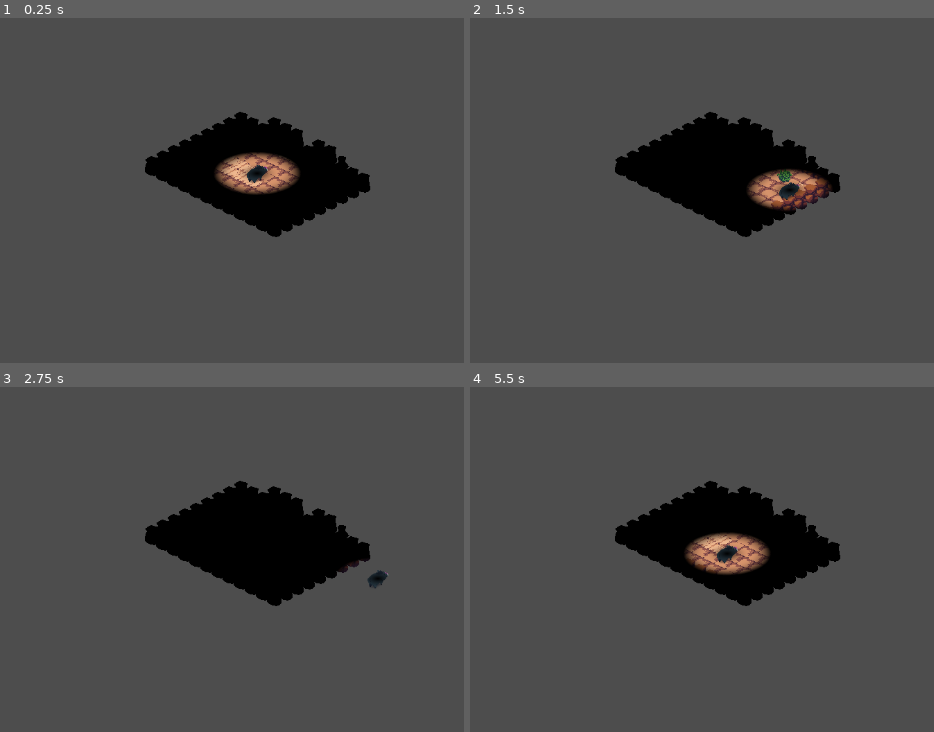
Above: before the commit, frames 1-4 (two rows, left to right).
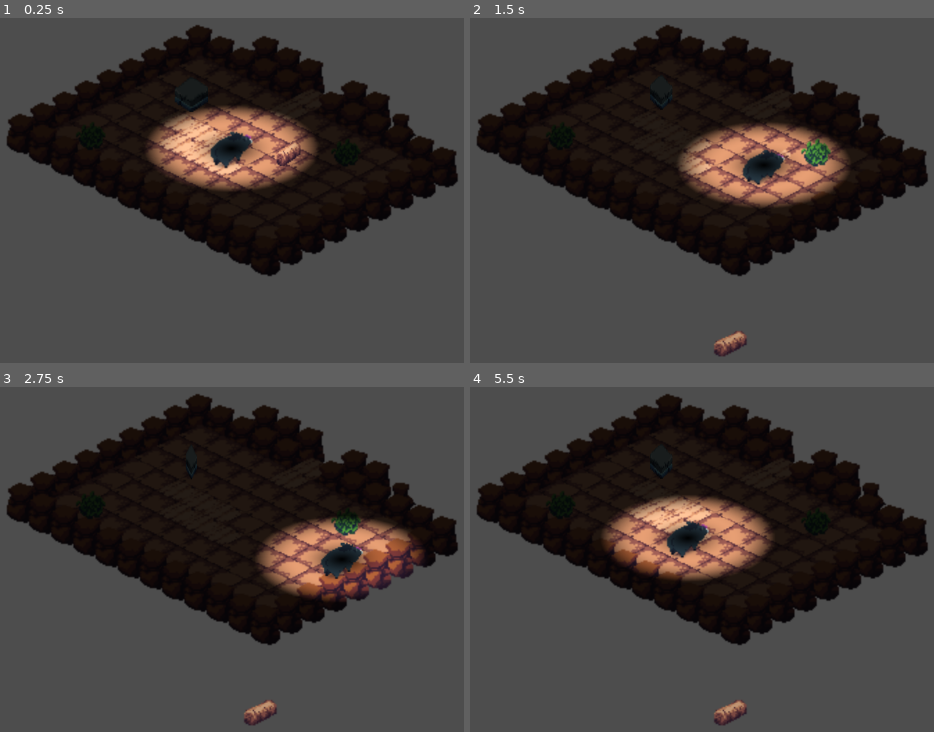
Above: after the commit, the same moments.

Repository: WoodShedGamesOfficial/GodotWildJam_71
Game: Godot game, scene res://Ryr/Lvls/environment.tscn
Two runs of this game, one before a commit and one after it. Both use one fixed random seed, a clock stepped at 60 frames per second and the inputs below. This scene is started directly instead of the project's main scene. The engine's default icon, where the game draws it, is replaced by a stand-in: a white triangle on a blue panel in a dark square.
Inputs:
- Up to frame 1 (0.25 s): no input
- Up to frame 2 (1.5 s): hold Right (ui_right) 0.53-1.28 s; tap E (interact, bound only after the commit) at 0.6, 1.35 s; hold Down (ui_down) from 1.28 s (still down)
- Up to frame 3 (2.75 s): release Down (ui_down) at 2.03 s; hold Right (ui_right) from 2.03 s (still down); tap E (interact, bound only after the commit) at 2.1 s
- Up to frame 4 (5.5 s): release Right (ui_right) at 2.78 s; hold Up (ui_up) 2.78-3.53 s; tap E (interact, bound only after the commit) every 0.75 s from 2.85 to 5.1 s; hold Left (ui_left) 3.53-5.03 s; hold Down (ui_down) from 5.03 s (still down)

The runs differ from the first frame. In frame 1, 38% of the frame differs, in the area x 1-99%, y 2-75%; in frame 2, 38%, in the area x 1-99%, y 2-98%; in frame 3, 38%; in frame 4, 38%.

Commit message:
Added interactable and inventory ui

Diff:
--- /dev/null
+++ b/Ryr/Assets/key_configuration.tres
@@ -0,0 +1,11 @@
+[gd_resource type="Resource" script_class="ItemConfiguration" load_steps=3 format=3 uid="uid://svxk4e8jhjsh"]
+
+[ext_resource type="Script" path="res://Ryr/Modules/ItemConfiguration.gd" id="1_ffpvx"]
+[ext_resource type="Texture2D" uid="uid://dpg88rma8e7as" path="res://Ryr/Assets/isometric tileset/separated images/tile_048.png" id="1_hqoqn"]
+
+[resource]
+script = ExtResource("1_ffpvx")
+item_id = 1
+item_name = "Ordinary Key"
+icon = ExtResource("1_hqoqn")
+sprite = ExtResource("1_hqoqn")
--- /dev/null
+++ b/Ryr/Assets/note_configuration.tres
@@ -0,0 +1,11 @@
+[gd_resource type="Resource" script_class="ItemConfiguration" load_steps=3 format=3 uid="uid://dks18ocm0tfef"]
+
+[ext_resource type="Script" path="res://Ryr/Modules/ItemConfiguration.gd" id="1_2ub03"]
+[ext_resource type="Texture2D" uid="uid://cyp1jk6dc101a" path="res://Ryr/Assets/isometric tileset/separated images/tile_069.png" id="1_vugam"]
+
+[resource]
+script = ExtResource("1_2ub03")
+item_id = 2
+item_name = "Ordinary Note"
+icon = ExtResource("1_vugam")
+sprite = ExtResource("1_vugam")
--- /dev/null
+++ b/Ryr/Globals/ConfigurationManager.gd
@@ -0,0 +1,3 @@
+extends Node
+
+@export var item_configuration_list : Array[ItemConfiguration]
--- /dev/null
+++ b/Ryr/Globals/ConfigurationManager.tscn
@@ -0,0 +1,9 @@
+[gd_scene load_steps=4 format=3 uid="uid://djya1dwhod731"]
+
+[ext_resource type="Script" path="res://Ryr/Globals/ConfigurationManager.gd" id="1_i742y"]
+[ext_resource type="Resource" uid="uid://svxk4e8jhjsh" path="res://Ryr/Assets/key_configuration.tres" id="2_k3kkr"]
+[ext_resource type="Resource" uid="uid://dks18ocm0tfef" path="res://Ryr/Assets/note_configuration.tres" id="3_uxx5i"]
+
+[node name="ConfigurationManager" type="Node"]
+script = ExtResource("1_i742y")
+item_configuration_list = Array[Resource("res://Ryr/Modules/ItemConfiguration.gd")]([ExtResource("2_k3kkr"), ExtResource("3_uxx5i")])
--- /dev/null
+++ b/Ryr/Globals/ItemId.gd
@@ -0,0 +1,9 @@
+extends Object
+
+class_name ItemId
+
+enum Id{
+	NONE = 0 ,
+	BASE_KEY = 1,
+	NOTE = 2,
+}
--- /dev/null
+++ b/Ryr/Globals/SignalManager.gd
@@ -0,0 +1,6 @@
+extends Node
+
+#region inventory
+signal on_item_acquired(item_id : ItemId.Id)
+signal on_item_lost(item_id : ItemId.Id)
+#endregion
--- a/Ryr/Lvls/environment.tscn
+++ b/Ryr/Lvls/environment.tscn
@@ -13,6 +13,69 @@
 [ext_resource type="Texture2D" uid="uid://bkndvvheifjhv" path="res://Ryr/Assets/isometric tileset/critters/boar/boar_NE_run_1.png" id="10_tuuqr"]
 [ext_resource type="Texture2D" uid="uid://d2wwijgmyfb27" path="res://Ryr/Assets/isometric tileset/critters/boar/boar_NE_run_2.png" id="11_frtht"]
 [ext_resource type="Texture2D" uid="uid://dsv0v45phmolt" path="res://Ryr/Assets/isometric tileset/critters/boar/boar_NE_run_3.png" id="12_gl1kk"]
+[ext_resource type="PackedScene" uid="uid://cwyhhwt14lu8j" path="res://Ryr/Lvls/interactor_area.tscn" id="13_5h7th"]
+[ext_resource type="PackedScene" uid="uid://dregduxx5nhed" path="res://Ryr/Lvls/item_controller.tscn" id="14_ue5ff"]
+[ext_resource type="PackedScene" uid="uid://b7hfoh4v5thi" path="res://Ryr/Lvls/inventory_panel_ui.tscn" id="16_eh6q7"]
+
+[sub_resource type="SpriteFrames" id="SpriteFrames_mb0kd"]
+animations = [{
+"frames": [{
+"duration": 1.0,
+"texture": ExtResource("2_jn1fk")
+}, {
+"duration": 1.0,
+"texture": ExtResource("3_rwjd4")
+}, {
+"duration": 1.0,
+"texture": ExtResource("4_xdbq0")
+}, {
+"duration": 1.0,
+"texture": ExtResource("5_laviu")
+}, {
+"duration": 1.0,
+"texture": ExtResource("6_lkdgv")
+}, {
+"duration": 1.0,
+"texture": ExtResource("7_kw740")
+}, {
+"duration": 1.0,
+"texture": ExtResource("8_qf7wr")
+}],
+"loop": true,
+"name": &"Idle",
+"speed": 8.0
+}, {
+"frames": [{
+"duration": 1.0,
+"texture": ExtResource("9_37lpg")
+}, {
+"duration": 1.0,
+"texture": ExtResource("10_tuuqr")
+}, {
+"duration": 1.0,
+"texture": ExtResource("11_frtht")
+}, {
+"duration": 1.0,
+"texture": ExtResource("12_gl1kk")
+}],
+"loop": true,
+"name": &"Run",
+"speed": 8.0
+}]
+
+[sub_resource type="CapsuleShape2D" id="CapsuleShape2D_y0nis"]
+radius = 5.4641
+height = 19.8564
+
+[sub_resource type="Gradient" id="Gradient_6cjyn"]
+colors = PackedColorArray(0, 0, 0, 1, 1, 1, 1, 0)
+
+[sub_resource type="GradientTexture2D" id="GradientTexture2D_hwpu6"]
+gradient = SubResource("Gradient_6cjyn")
+width = 128
+fill = 1
+fill_from = Vector2(0.5, 0.5)
+fill_to = Vector2(1, 0.5)
 
 [sub_resource type="TileSetAtlasSource" id="TileSetAtlasSource_m872c"]
 texture = ExtResource("1_r800s")
@@ -197,6 +260,7 @@
 4:5/0 = 0
 4:5/0/physics_layer_0/linear_velocity = Vector2(0, 0)
 4:5/0/physics_layer_0/angular_velocity = 0.0
+4:5/0/physics_layer_0/polygon_0/points = PackedVector2Array(0, -8, -16, 0, 0, 8, 16, 0)
 5:5/0 = 0
 5:5/0/physics_layer_0/linear_velocity = Vector2(0, 0)
 5:5/0/physics_layer_0/angular_velocity = 0.0
@@ -503,71 +567,39 @@
 tile_size = Vector2i(16, 8)
 sources/0 = SubResource("TileSetAtlasSource_7u7me")
 
-[sub_resource type="SpriteFrames" id="SpriteFrames_mb0kd"]
-animations = [{
-"frames": [{
-"duration": 1.0,
-"texture": ExtResource("2_jn1fk")
-}, {
-"duration": 1.0,
-"texture": ExtResource("3_rwjd4")
-}, {
-"duration": 1.0,
-"texture": ExtResource("4_xdbq0")
-}, {
-"duration": 1.0,
-"texture": ExtResource("5_laviu")
-}, {
-"duration": 1.0,
-"texture": ExtResource("6_lkdgv")
-}, {
-"duration": 1.0,
-"texture": ExtResource("7_kw740")
-}, {
-"duration": 1.0,
-"texture": ExtResource("8_qf7wr")
-}],
-"loop": true,
-"name": &"Idle",
-"speed": 8.0
-}, {
-"frames": [{
-"duration": 1.0,
-"texture": ExtResource("9_37lpg")
-}, {
-"duration": 1.0,
-"texture": ExtResource("10_tuuqr")
-}, {
-"duration": 1.0,
-"texture": ExtResource("11_frtht")
-}, {
-"duration": 1.0,
-"texture": ExtResource("12_gl1kk")
-}],
-"loop": true,
-"name": &"Run",
-"speed": 8.0
-}]
-
-[sub_resource type="CapsuleShape2D" id="CapsuleShape2D_y0nis"]
-radius = 5.4641
-height = 19.8564
-
-[sub_resource type="Gradient" id="Gradient_6cjyn"]
-colors = PackedColorArray(0, 0, 0, 1, 1, 1, 1, 0)
-
-[sub_resource type="GradientTexture2D" id="GradientTexture2D_hwpu6"]
-gradient = SubResource("Gradient_6cjyn")
-width = 128
-fill = 1
-fill_from = Vector2(0.5, 0.5)
-fill_to = Vector2(1, 0.5)
-
 [sub_resource type="OccluderPolygon2D" id="OccluderPolygon2D_elqag"]
 closed = false
 polygon = PackedVector2Array(644, 312, 646, 300, 668, 309, 668, 316, 663, 321)
 
 [node name="Environment" type="Node2D"]
+position = Vector2(-640, -383)
+scale = Vector2(2, 2)
+
+[node name="CharacterBody2D" type="CharacterBody2D" parent="." node_paths=PackedStringArray("interactor_area")]
+z_index = 1
+y_sort_enabled = true
+position = Vector2(603, 347)
+script = ExtResource("2_j2vsg")
+interactor_area = NodePath("InteractorArea")
+
+[node name="Model" type="AnimatedSprite2D" parent="CharacterBody2D"]
+sprite_frames = SubResource("SpriteFrames_mb0kd")
+animation = &"Idle"
+autoplay = "Idle"
+frame_progress = 0.728113
+
+[node name="CollisionShape2D" type="CollisionShape2D" parent="CharacterBody2D"]
+position = Vector2(-1, 6)
+rotation = 1.0472
+shape = SubResource("CapsuleShape2D_y0nis")
+
+[node name="PointLight2D" type="PointLight2D" parent="CharacterBody2D"]
+energy = 5.0
+blend_mode = 2
+shadow_enabled = true
+texture = SubResource("GradientTexture2D_hwpu6")
+
+[node name="InteractorArea" parent="CharacterBody2D" instance=ExtResource("13_5h7th")]
 
 [node name="Ground" type="TileMap" parent="."]
 y_sort_enabled = true
@@ -580,8 +612,8 @@
 layer_0/tile_data = PackedInt32Array(131071, 131072, 0, 0, 196608, 1, 65536, 196608, 1, 131072, 196608, 1, -65536, 1310 …(1975 unchanged characters)…
 layer_1/name = "Walls"
 layer_1/y_sort_enabled = true
-layer_1/y_sort_origin = 1
-layer_1/z_index = 1
+layer_1/y_sort_origin = 3
+layer_1/z_index = 3
 layer_1/tile_data = PackedInt32Array()
 
 [node name="Environment" type="TileMap" parent="."]
@@ -595,31 +627,8 @@
 
 [node name="DirectionalLight2D" type="DirectionalLight2D" parent="."]
 position = Vector2(601, 346)
-color = Color(0, 0, 0, 1)
+color = Color(0, 0, 0, 0.815686)
 blend_mode = 2
-
-[node name="CharacterBody2D" type="CharacterBody2D" parent="."]
-z_index = 1
-y_sort_enabled = true
-position = Vector2(603, 347)
-script = ExtResource("2_j2vsg")
-
-[node name="Model" type="AnimatedSprite2D" parent="CharacterBody2D"]
-sprite_frames = SubResource("SpriteFrames_mb0kd")
-animation = &"Idle"
-autoplay = "Idle"
-frame_progress = 0.728113
-
-[node name="CollisionShape2D" type="CollisionShape2D" parent="CharacterBody2D"]
-position = Vector2(-1, 6)
-rotation = 1.0472
-shape = SubResource("CapsuleShape2D_y0nis")
-
-[node name="PointLight2D" type="PointLight2D" parent="CharacterBody2D"]
-energy = 5.0
-blend_mode = 2
-shadow_enabled = true
-texture = SubResource("GradientTexture2D_hwpu6")
 
 [node name="RoomCollection" type="Node2D" parent="."]
 
@@ -628,3 +637,28 @@
 [node name="LightOccluder2D" type="LightOccluder2D" parent="RoomCollection/Room"]
 position = Vector2(5, -4)
 occluder = SubResource("OccluderPolygon2D_elqag")
+
+[node name="ItemController" parent="." instance=ExtResource("14_ue5ff")]
+z_index = 5
+position = Vector2(574, 305)
+id = 2
+
+[node name="ItemController2" parent="." instance=ExtResource("14_ue5ff")]
+z_index = 5
+id = 1
+
+[node name="CanvasLayer" type="CanvasLayer" parent="."]
+
+[node name="MarginContainer" type="MarginContainer" parent="CanvasLayer"]
+anchors_preset = 15
+anchor_right = 1.0
+anchor_bottom = 1.0
+grow_horizontal = 2
+grow_vertical = 2
+theme_override_constants/margin_left = 25
+theme_override_constants/margin_top = 25
+theme_override_constants/margin_right = 25
+theme_override_constants/margin_bottom = 25
+
+[node name="InventoryPanelUI" parent="CanvasLayer/MarginContainer" instance=ExtResource("16_eh6q7")]
+layout_mode = 2
--- /dev/null
+++ b/Ryr/Lvls/interactor_area.tscn
@@ -0,0 +1,12 @@
+[gd_scene load_steps=2 format=3 uid="uid://cwyhhwt14lu8j"]
+
+[sub_resource type="CircleShape2D" id="CircleShape2D_t3sgp"]
+radius = 9.05539
+
+[node name="InteractorArea" type="Area2D"]
+collision_layer = 0
+collision_mask = 524288
+
+[node name="CollisionShape2D" type="CollisionShape2D" parent="."]
+position = Vector2(4, -1)
+shape = SubResource("CircleShape2D_t3sgp")
--- /dev/null
+++ b/Ryr/Lvls/inventory_panel_ui.tscn
@@ -0,0 +1,58 @@
+[gd_scene load_steps=3 format=3 uid="uid://b7hfoh4v5thi"]
+
+[ext_resource type="Script" path="res://Ryr/Modules/inventory_panel.gd" id="1_xuqf5"]
+[ext_resource type="PackedScene" uid="uid://cjs7uimnjiwgn" path="res://Ryr/Lvls/item_ui.tscn" id="2_86318"]
+
+[node name="InventoryPanelUI" type="Control" node_paths=PackedStringArray("item_ui_list")]
+layout_mode = 3
+anchors_preset = 0
+mouse_filter = 1
+script = ExtResource("1_xuqf5")
+item_ui_list = [NodePath("HBoxContainer/ItemUI"), NodePath("HBoxContainer/ItemUI2"), NodePath("HBoxContainer/ItemUI3"), NodePath("HBoxContainer/ItemUI4"), NodePath("HBoxContainer/ItemUI5"), NodePath("HBoxContainer/ItemUI6"), NodePath("HBoxContainer/ItemUI7"), NodePath("HBoxContainer/ItemUI8")]
+
+[node name="HBoxContainer" type="HBoxContainer" parent="."]
+custom_minimum_size = Vector2(0, 80)
+layout_mode = 1
+anchors_preset = 3
+anchor_left = 1.0
+anchor_top = 1.0
+anchor_right = 1.0
+anchor_bottom = 1.0
+offset_left = -500.0
+offset_top = -80.0
+grow_horizontal = 0
+grow_vertical = 0
+theme_override_constants/separation = 5
+alignment = 2
+
+[node name="ItemUI" parent="HBoxContainer" instance=ExtResource("2_86318")]
+layout_mode = 2
+texture = null
+
+[node name="ItemUI2" parent="HBoxContainer" instance=ExtResource("2_86318")]
+layout_mode = 2
+texture = null
+
+[node name="ItemUI3" parent="HBoxContainer" instance=ExtResource("2_86318")]
+layout_mode = 2
+texture = null
+
+[node name="ItemUI4" parent="HBoxContainer" instance=ExtResource("2_86318")]
+layout_mode = 2
+texture = null
+
+[node name="ItemUI5" parent="HBoxContainer" instance=ExtResource("2_86318")]
+layout_mode = 2
+texture = null
+
+[node name="ItemUI6" parent="HBoxContainer" instance=ExtResource("2_86318")]
+layout_mode = 2
+texture = null
+
+[node name="ItemUI7" parent="HBoxContainer" instance=ExtResource("2_86318")]
+layout_mode = 2
+texture = null
+
+[node name="ItemUI8" parent="HBoxContainer" instance=ExtResource("2_86318")]
+layout_mode = 2
+texture = null
--- /dev/null
+++ b/Ryr/Lvls/item_controller.tscn
@@ -0,0 +1,96 @@
+[gd_scene load_steps=8 format=3 uid="uid://dregduxx5nhed"]
+
+[ext_resource type="Script" path="res://Ryr/Modules/item_controller.gd" id="1_cxak0"]
+[ext_resource type="Texture2D" uid="uid://dpg88rma8e7as" path="res://Ryr/Assets/isometric tileset/separated images/tile_048.png" id="2_si2qa"]
+[ext_resource type="Script" path="res://Ryr/Modules/item_interactable_area.gd" id="3_wnijl"]
+
+[sub_resource type="Animation" id="Animation_yhgh4"]
+resource_name = "Idle"
+length = 2.0
+loop_mode = 2
+tracks/0/type = "value"
+tracks/0/imported = false
+tracks/0/enabled = true
+tracks/0/path = NodePath("Model:scale")
+tracks/0/interp = 1
+tracks/0/loop_wrap = true
+tracks/0/keys = {
+"times": PackedFloat32Array(0, 2),
+"transitions": PackedFloat32Array(1, 1),
+"update": 0,
+"values": [Vector2(1, 1), Vector2(-1, 1)]
+}
+tracks/1/type = "value"
+tracks/1/imported = false
+tracks/1/enabled = true
+tracks/1/path = NodePath("Model:position")
+tracks/1/interp = 1
+tracks/1/loop_wrap = true
+tracks/1/keys = {
+"times": PackedFloat32Array(0, 2),
+"transitions": PackedFloat32Array(1, 1),
+"update": 0,
+"values": [Vector2(0, 0), Vector2(0, -2.5)]
+}
+
+[sub_resource type="Animation" id="Animation_b8woh"]
+length = 0.001
+tracks/0/type = "value"
+tracks/0/imported = false
+tracks/0/enabled = true
+tracks/0/path = NodePath("Model:scale")
+tracks/0/interp = 1
+tracks/0/loop_wrap = true
+tracks/0/keys = {
+"times": PackedFloat32Array(0),
+"transitions": PackedFloat32Array(1),
+"update": 0,
+"values": [Vector2(0.1, 0.1)]
+}
+tracks/1/type = "value"
+tracks/1/imported = false
+tracks/1/enabled = true
+tracks/1/path = NodePath("Model:position")
+tracks/1/interp = 1
+tracks/1/loop_wrap = true
+tracks/1/keys = {
+"times": PackedFloat32Array(0),
+"transitions": PackedFloat32Array(1),
+"update": 0,
+"values": [Vector2(0, 0)]
+}
+
+[sub_resource type="AnimationLibrary" id="AnimationLibrary_4trtr"]
+_data = {
+"Idle": SubResource("Animation_yhgh4"),
+"RESET": SubResource("Animation_b8woh")
+}
+
+[sub_resource type="RectangleShape2D" id="RectangleShape2D_8htun"]
+size = Vector2(14, 9)
+
+[node name="PickUpItem" type="Node2D" node_paths=PackedStringArray("area")]
+position = Vector2(643, 346)
+script = ExtResource("1_cxak0")
+area = NodePath("InteractableArea")
+
+[node name="AnimationPlayer" type="AnimationPlayer" parent="."]
+libraries = {
+"": SubResource("AnimationLibrary_4trtr")
+}
+autoplay = "Idle"
+
+[node name="Model" type="Sprite2D" parent="."]
+scale = Vector2(0.1, 0.1)
+texture = ExtResource("2_si2qa")
+
+[node name="InteractableArea" type="Area2D" parent="."]
+collision_layer = 524288
+collision_mask = 0
+script = ExtResource("3_wnijl")
+
+[node name="CollisionShape2D" type="CollisionShape2D" parent="InteractableArea"]
+position = Vector2(0, 2.5)
+shape = SubResource("RectangleShape2D_8htun")
+
+[connection signal="on_interacted" from="InteractableArea" to="." method="on_interacted"]
--- /dev/null
+++ b/Ryr/Lvls/item_ui.tscn
@@ -0,0 +1,11 @@
+[gd_scene load_steps=3 format=3 uid="uid://cjs7uimnjiwgn"]
+
+[ext_resource type="Texture2D" uid="uid://cobx6c77opf2j" path="res://icon.svg" id="1_sj5fy"]
+[ext_resource type="Script" path="res://Ryr/Modules/item_ui.gd" id="2_wri8x"]
+
+[node name="ItemUI" type="TextureRect"]
+custom_minimum_size = Vector2(65, 65)
+size_flags_vertical = 4
+texture = ExtResource("1_sj5fy")
+expand_mode = 1
+script = ExtResource("2_wri8x")
--- /dev/null
+++ b/Ryr/Modules/ItemConfiguration.gd
@@ -0,0 +1,8 @@
+extends Resource
+
+class_name ItemConfiguration
+
+@export var item_id : ItemId.Id
+@export var item_name : String
+@export var icon : Texture2D
+@export var sprite : Texture2D
--- a/Ryr/Modules/character_controller.gd
+++ b/Ryr/Modules/character_controller.gd
@@ -8,6 +8,7 @@
 
 
 func _physics_process(delta):
+	# for moving purposes
 	var direction = Input.get_vector("ui_left","ui_right","ui_up","ui_down")
 
 	if direction :
@@ -16,3 +17,24 @@
 		velocity = Vector2.ZERO
 
 	move_and_slide()
+	#
+
+	# for interact
+	if Input.is_action_just_pressed("interact") :
+		interact()
+	#
+
+#region interactor
+
+@export var interactor_area : Area2D
+
+func interact():
+	var overlapping_areas = interactor_area.get_overlapping_areas()
+
+	if overlapping_areas.size() <= 0 : return
+
+	for area in overlapping_areas :
+		if area is IInteractable :
+			area.interact(self)
+
+#endregion
--- /dev/null
+++ b/Ryr/Modules/i_interactable.gd
@@ -0,0 +1,9 @@
+extends Area2D
+
+class_name IInteractable
+
+signal on_interacted
+
+func interact(interactor : Node2D) :
+	print("You interact with this")
+	on_interacted.emit()
--- /dev/null
+++ b/Ryr/Modules/inventory_panel.gd
@@ -0,0 +1,27 @@
+extends Control
+
+class_name InventoryPanelUI
+
+@export var item_ui_list : Array[ItemUI]
+
+# Called when the node enters the scene tree for the first time.
+func _ready():
+	SignalManager.on_item_acquired.connect(on_item_acquired)
+	SignalManager.on_item_lost.connect(on_item_lost)
+
+func on_item_acquired(item_id : ItemId.Id):
+	for item_ui in item_ui_list :
+		if item_ui.is_empty :
+			for item_config in ConfigurationManager.item_configuration_list :
+				if item_config.item_id == item_id :
+					item_ui.initialize(item_config.icon,item_id)
+			break
+
+func on_item_lost(item_id : ItemId.Id) :
+	for item_ui in item_ui_list :
+		if !item_ui.is_empty && item_ui.item_id == item_id :
+			item_ui.reset_ui()
+
+func reset_ui():
+	for item_ui in item_ui_list :
+		item_ui.reset_ui()
--- /dev/null
+++ b/Ryr/Modules/item_controller.gd
@@ -0,0 +1,22 @@
+extends Node2D
+
+class_name ItemController
+
+@export var id : ItemId.Id = ItemId.Id.NONE
+@export var area : ItemInteractableArea
+@onready var model = $Model
+
+func _ready():
+	initialize(id)
+
+func initialize(item_id : ItemId.Id):
+	id = item_id
+	if id != ItemId.Id.NONE :
+		for item_config in ConfigurationManager.item_configuration_list :
+			if item_config.item_id == id :
+				model.texture = item_config.sprite
+
+func on_interacted():
+	print("You get " , id)
+	SignalManager.on_item_acquired.emit(id)
+	self.queue_free()
--- /dev/null
+++ b/Ryr/Modules/item_interactable_area.gd
@@ -0,0 +1,6 @@
+extends IInteractable
+
+class_name ItemInteractableArea
+
+func interact(interactor : Node2D) :
+	super.interact(interactor)
--- /dev/null
+++ b/Ryr/Modules/item_ui.gd
@@ -0,0 +1,18 @@
+extends TextureRect
+
+class_name ItemUI
+
+var is_empty : bool = true
+var item_id : ItemId.Id = ItemId.Id.NONE
+
+func initialize(item_texture : Texture2D, item_id : ItemId.Id) :
+	texture = item_texture
+	self.item_id = item_id
+
+	is_empty = false
+
+func reset_ui():
+	texture = null
+	item_id = ItemId.Id.NONE
+
+	is_empty = true
--- a/project.godot
+++ b/project.godot
@@ -15,6 +15,23 @@
 config/features=PackedStringArray("4.2", "GL Compatibility")
 config/icon="res://icon.svg"
 
+[autoload]
+
+SignalManager="*res://Ryr/Globals/SignalManager.gd"
+ConfigurationManager="*res://Ryr/Globals/ConfigurationManager.tscn"
+
+[input]
+
+interact={
+"deadzone": 0.5,
+"events": [Object(InputEventKey,"resource_local_to_scene":false,"resource_name":"","device":-1,"window_id":0,"alt_pressed":false,"shift_pressed":false,"ctrl_pressed":false,"meta_pressed":false,"pressed":false,"keycode":0,"physical_keycode":69,"key_label":0,"unicode":101,"echo":false,"script":null)
+]
+}
+
+[layer_names]
+
+2d_physics/layer_20="Interactable"
+
 [rendering]
 
 renderer/rendering_method="gl_compatibility"
Not shown: 1 places in Ryr/Lvls/environment.tscn that only renumber resources
